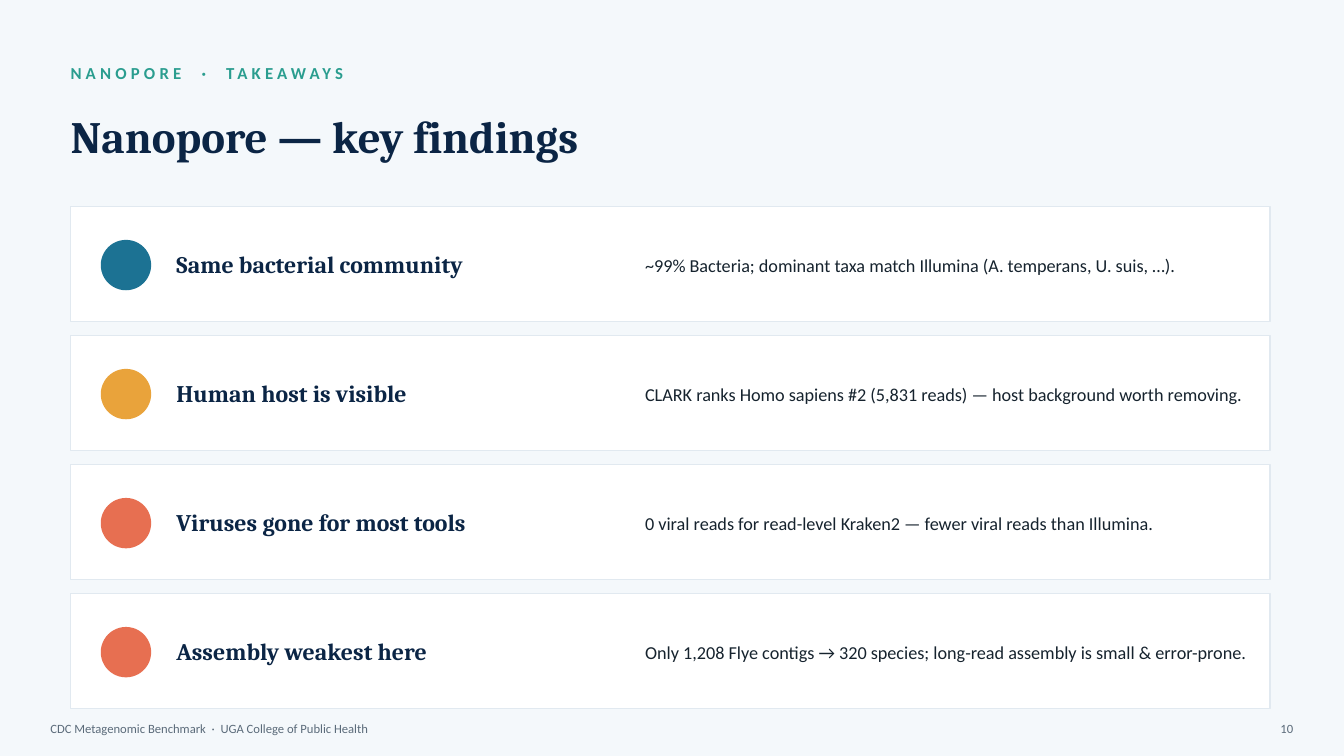
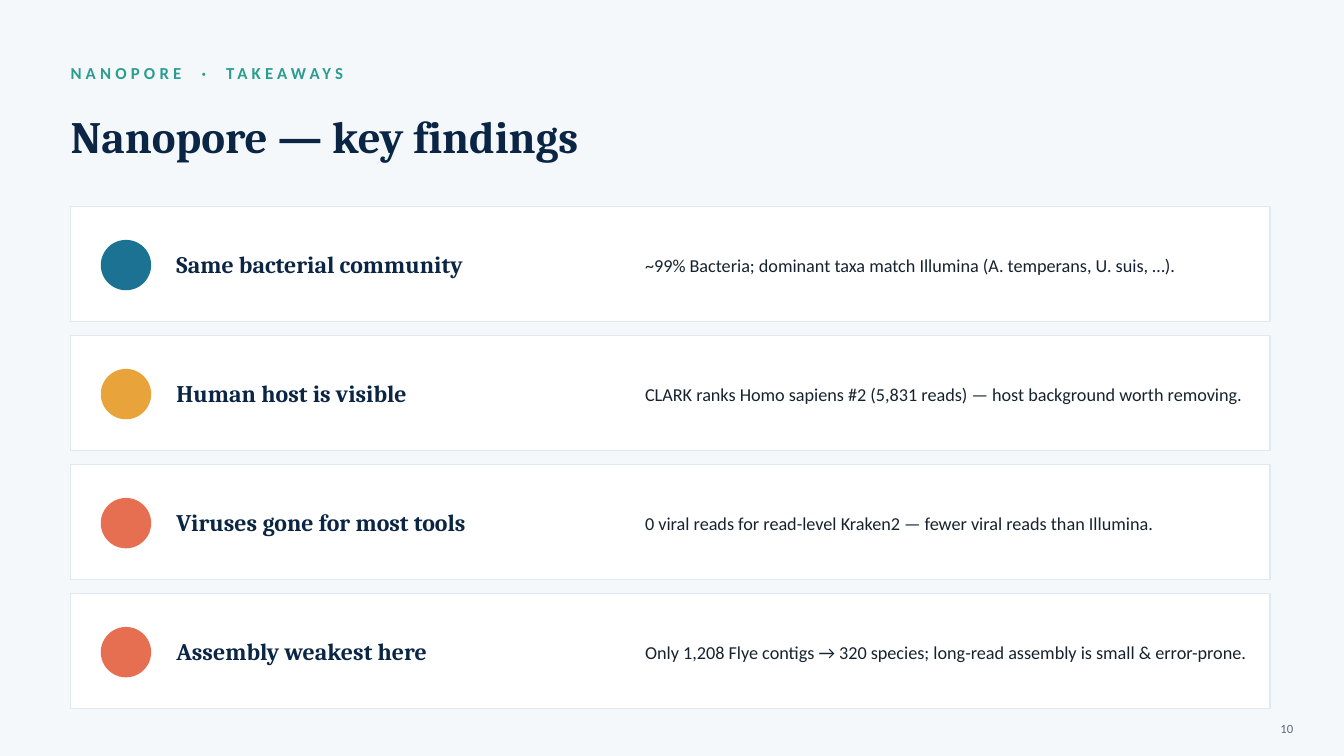
Before and after one commit to pengsihua2023/CDC-Pipeline-Assessment, a slide deck: slide 10 of CDC_platform_pipeline_benchmark.pptx. Drawn at 1344x756 pixels with LibreOffice and Linux fonts; fonts in the diff are those of the drawing. Boxes give left, top, right and bottom in pixels: in the first picture for what was removed or moved away, otherwise in the second. Text is boxed around its words. In the diff, an @@ line names an element or a change of style, - is before the commit and + after.

```diff
--- a/CDC_platform_pipeline_benchmark.pptx
+++ b/CDC_platform_pipeline_benchmark.pptx
@@ text removed at (50,724,368,735) @@
-CDC Metagenomic Benchmark · UGA College of Public Health
```
Also in this commit, not shown: 1 other slide changed, 1 slide added, 1 slide removed.
